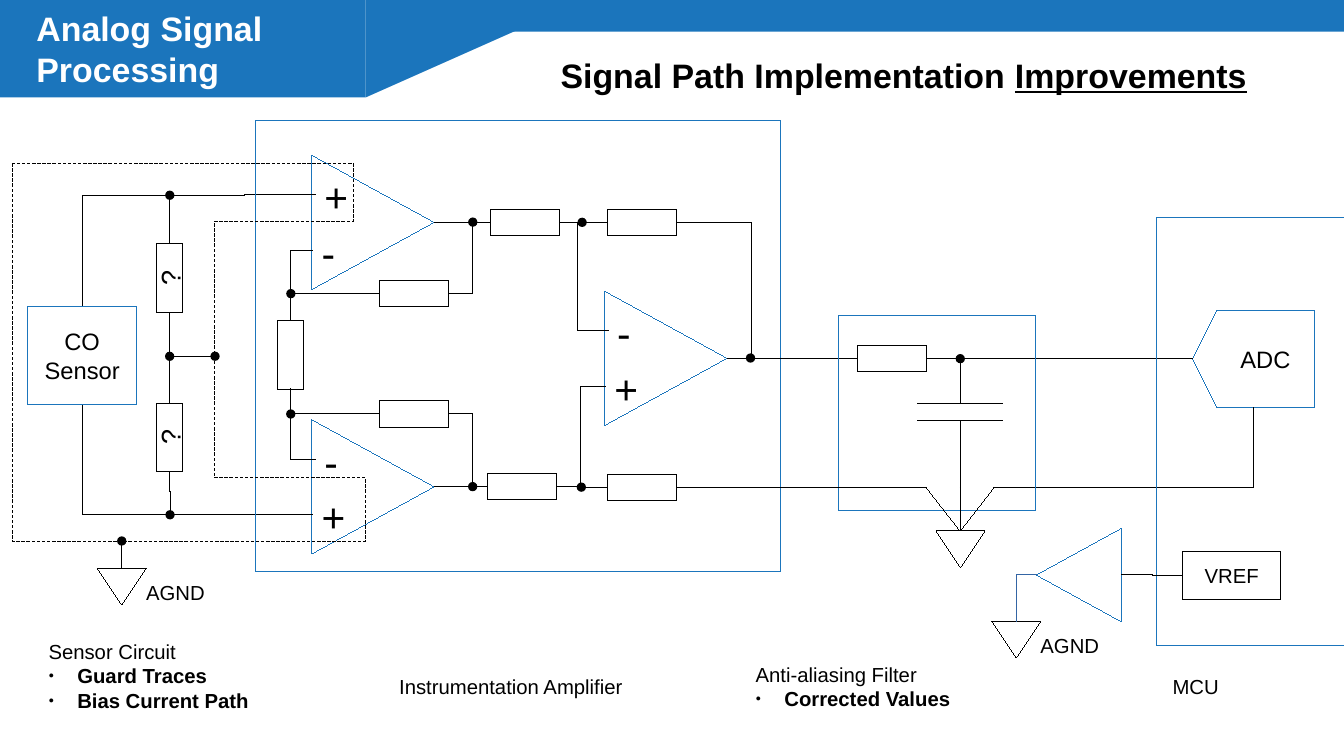
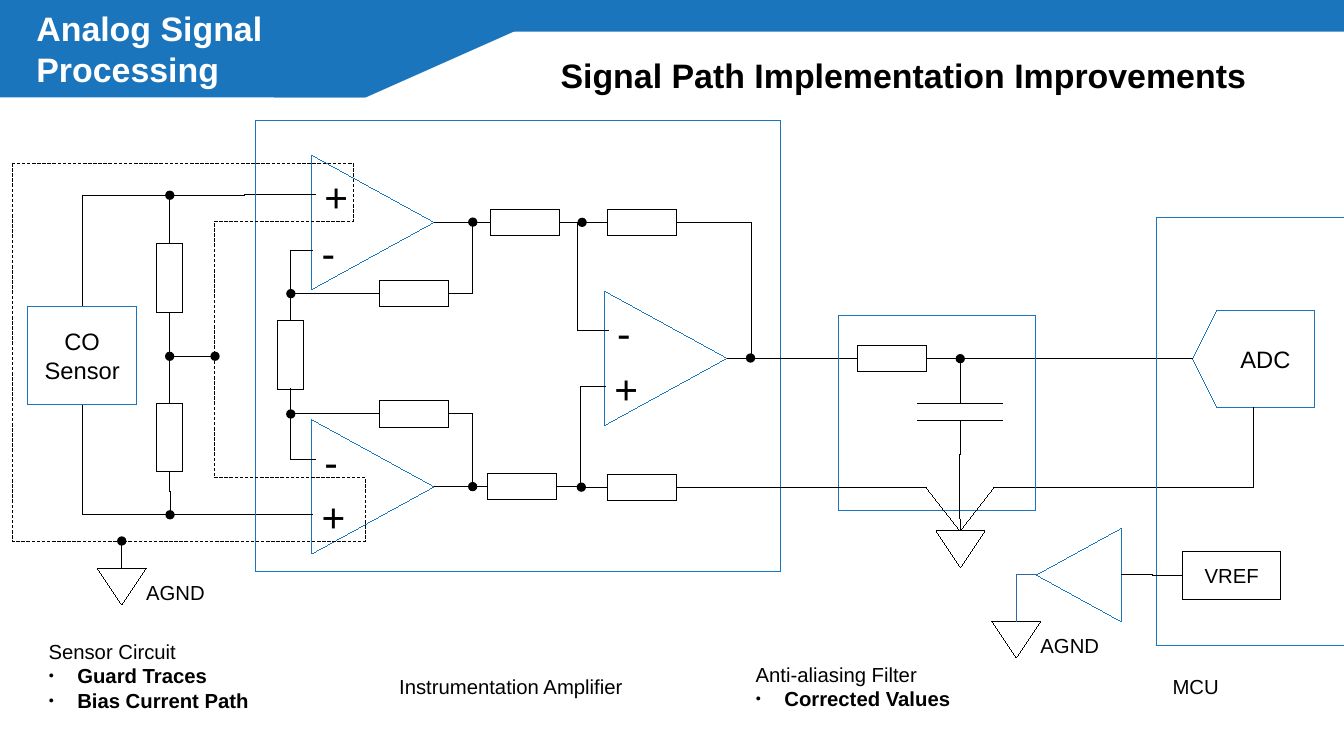
Before and after one commit to g-i-wilson/SEL-presentation, a slide deck: slide 16 of pres.odp. Drawn at 1344x756 pixels with LibreOffice and Linux fonts; fonts in the diff are those of the drawing. Boxes give left, top, right and bottom in pixels: in the first picture for what was removed or moved away, otherwise in the second. Text is boxed around its words. In the diff, an @@ line names an element or a change of style, - is before the commit and + after.

```diff
--- a/pres.odp
+++ b/pres.odp
@@ parallelogram added at (x1=274, y1=0, x2=396, y2=98), fill #1B75BC @@
@@ text "Signal Path Implementation Improvements" at (x1=561, y1=63, x2=1246, y2=95): underline off in "Improvements" @@
@@ text in rectangle at (x1=157, y1=243, x2=182, y2=312): text removed @@
-?
@@ text in rectangle at (x1=157, y1=403, x2=182, y2=471): text removed @@
-?
```
Also in this commit, not shown: 30 other slides changed, 9 slides added, 1 slide removed, 4 other files.
